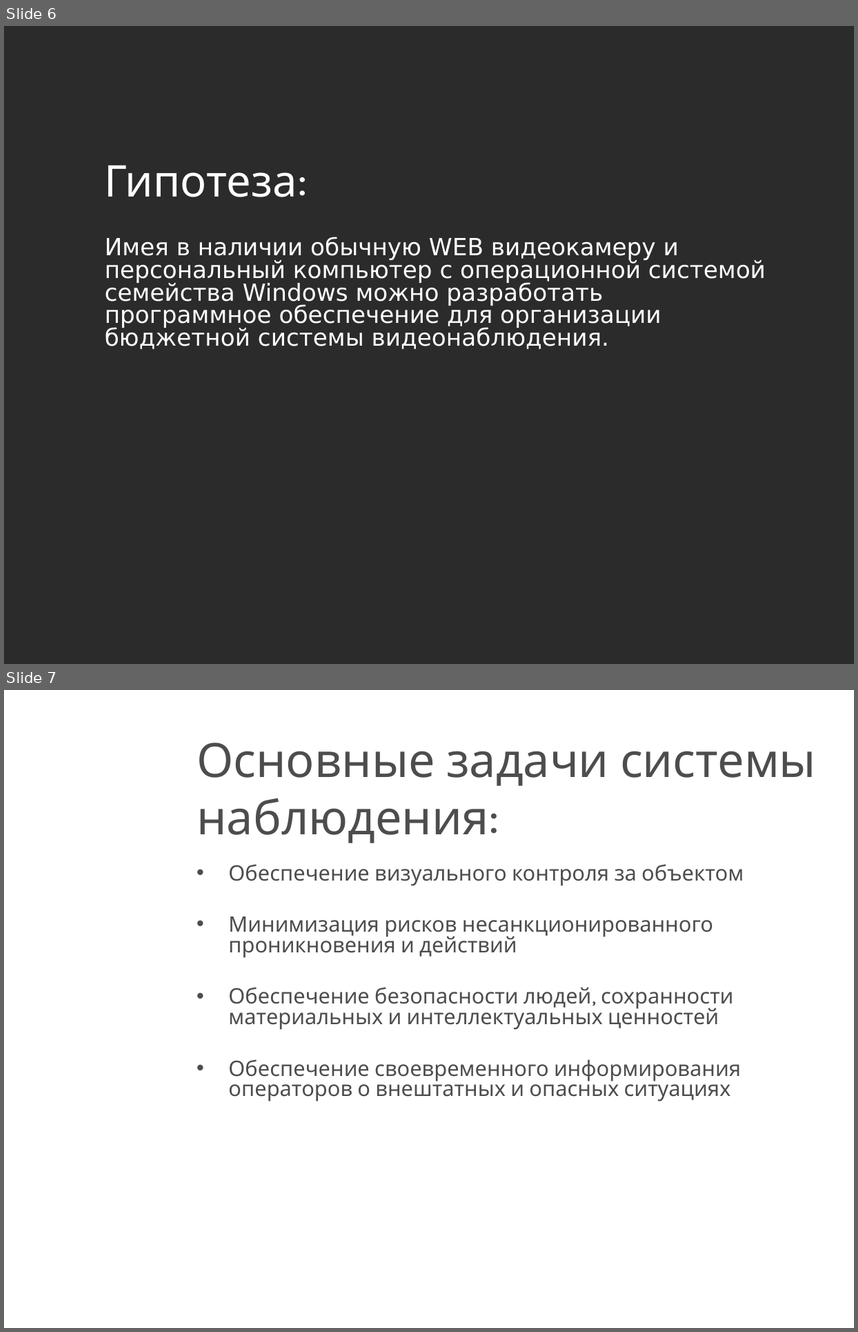
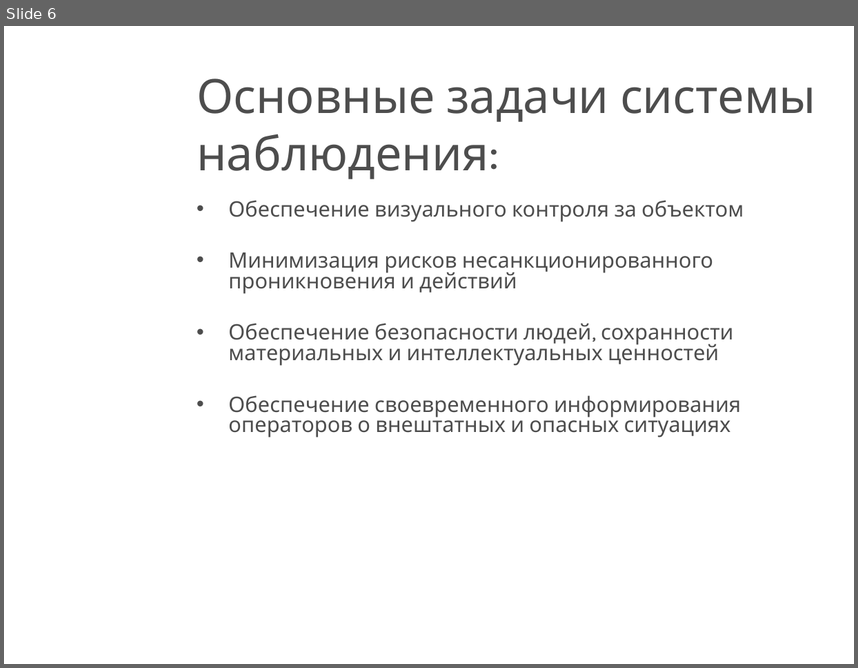
Before and after one commit to SamBridgess/CameraOpenCVProject, a slide deck: DOCs/Project_Presentation.ppt. Shown one above the other, each under a label of ours: slides 6 and 7 before the commit, slide 6 after it. The pictures are 858x1332 and 858x668 pixels, drawn with LibreOffice and Linux fonts; fonts in the diff are those of the drawing; background and template pictures are left out; a plain dark background stands for a picture behind light text. Boxes give left, top, right and bottom in pixels: in the first picture for what was removed or moved away, otherwise in the second. Text is boxed around its words. In the diff, an @@ line names an element or a change of style, - is before the commit and + after.

```diff
--- a/DOCs/Project_Presentation.ppt
+++ b/DOCs/Project_Presentation.ppt
@@ slide 6 removed at (x1=4, y1=26, x2=854, y2=664), background picture (left out) @@
@@ title removed at (x1=105, y1=165, x2=308, y2=197) @@
-Гипотеза:
@@ text removed at (x1=105, y1=236, x2=766, y2=349) @@
-Имея в наличии обычную WEB видеокамеру и персональный компьютер с операционной системой семейства Windows можно разработать программное обеспечение для организации бюджетной системы видеонаблюдения.
@@ what was slide 7 is now slide 6 @@
```
